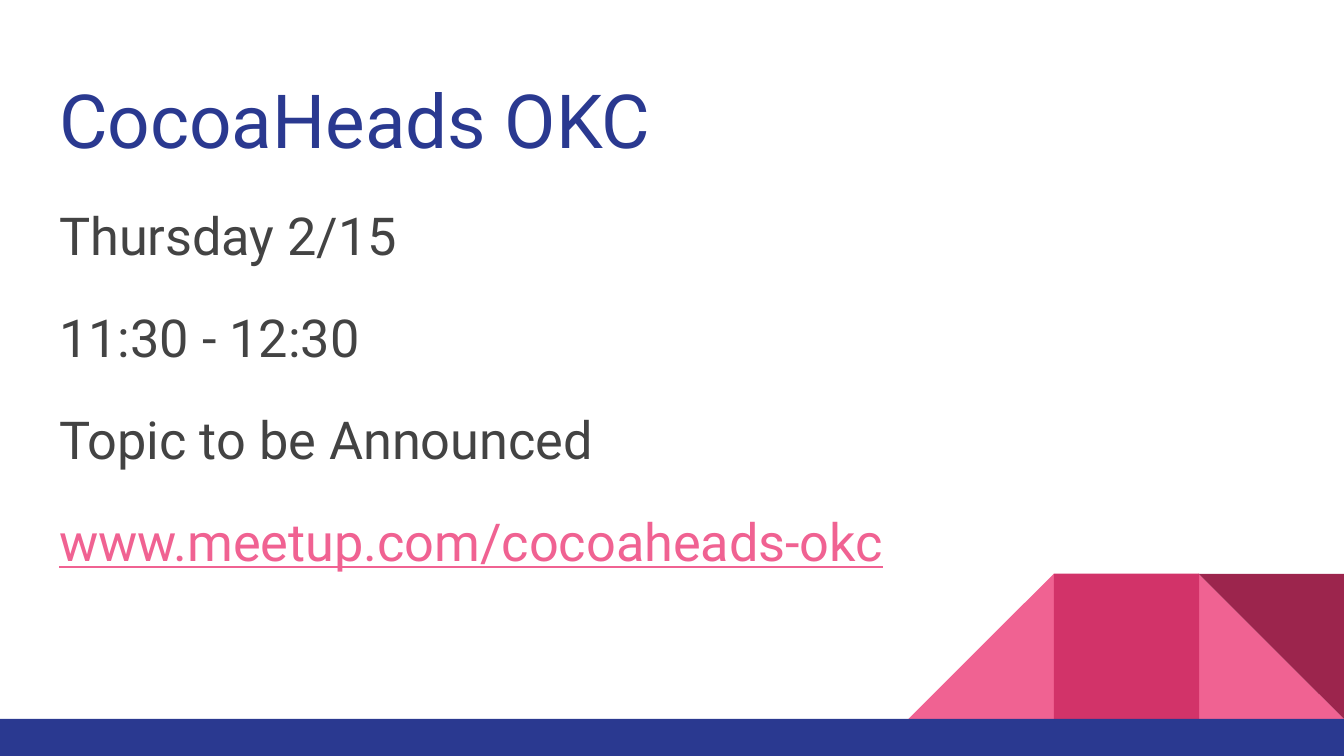
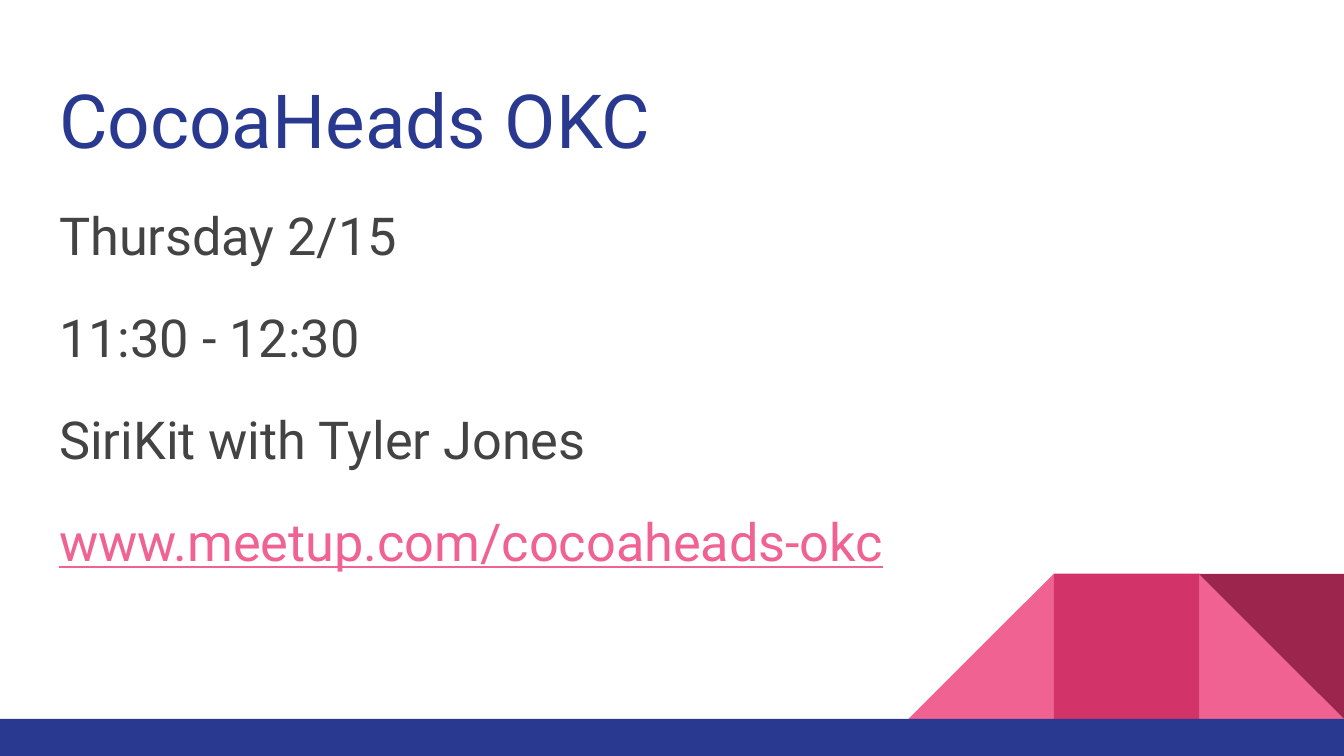
Before and after one commit to kacollins/slideshows, a slide deck: slide 19 of 2018-02-01.pptx (slide 20 before the commit). Drawn at 1344x756 pixels with LibreOffice and Linux fonts; fonts in the diff are those of the drawing. Boxes give left, top, right and bottom in pixels: in the first picture for what was removed or moved away, otherwise in the second. Text is boxed around its words. In the diff, an @@ line names an element or a change of style, - is before the commit and + after.

```diff
--- a/2018-02-01.pptx
+++ b/2018-02-01.pptx
@@ text at (59, 420, 586, 470): text changed @@
-Topic to be Announced
+SiriKit with Tyler Jones
```
Also in this commit, not shown: 1 other slide changed, 3 slides added.
